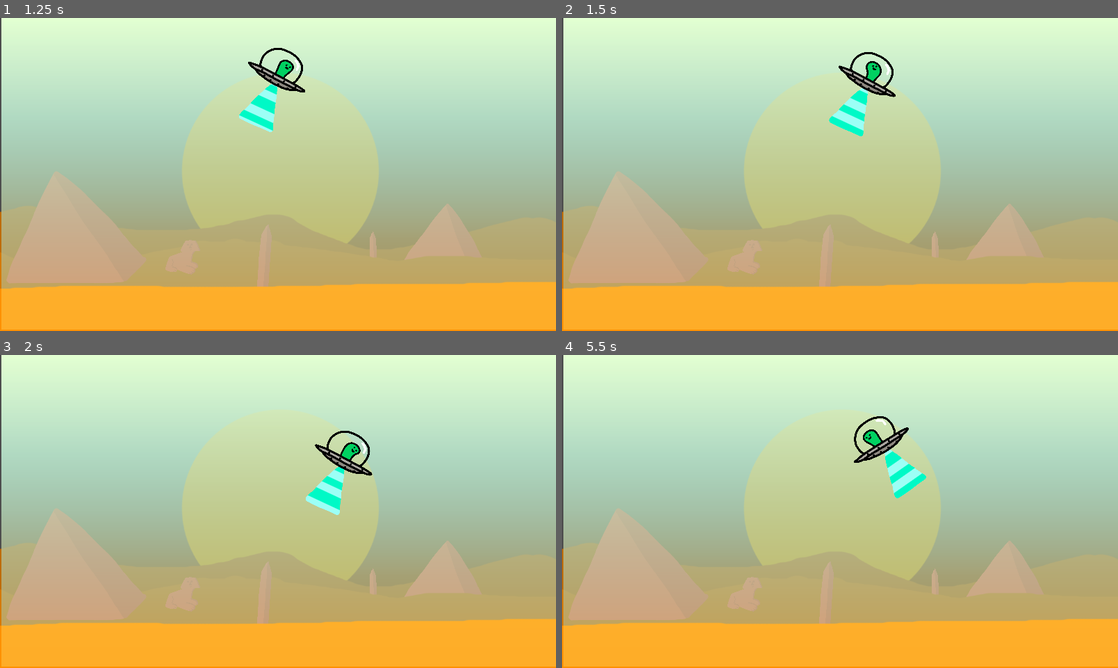
Above: before the commit, frames 1-4 (two rows, left to right).
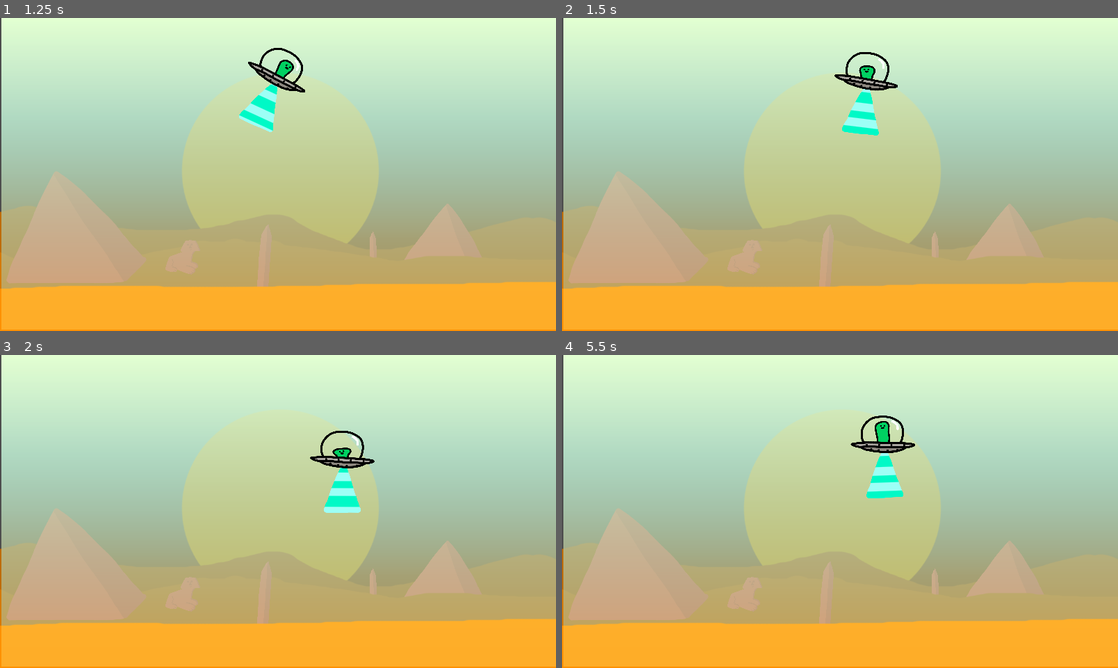
Above: after the commit, the same moments.

Repository: kilmanio/gamejam2024
Game: Godot game, scene res://gametest.tscn
Same seed, same stepped clock (60 frames per second), same inputs: the game is played once before the commit and once after it. The engine's default icon, where the game draws it, is replaced by a stand-in: a white triangle on a blue panel in a dark square.
Inputs:
- Up to frame 1 (1.25 s): hold Right (ui_right) from 0.53 s (still down); tap Space (ui_select) at 0.77 s
- Up to frame 2 (1.5 s): release Right (ui_right) at 1.28 s; hold Down (ui_down) from 1.28 s (still down)
- Up to frame 3 (2 s): keep holding Down (ui_down); tap Space (ui_select) at 1.52 s
- Up to frame 4 (5.5 s): release Down (ui_down) at 2.03 s; hold Right (ui_right) 2.03-2.78 s; hold Up (ui_up) 2.78-3.53 s; tap Space (ui_select) at 3.02, 3.77, 4.52 s; hold Left (ui_left) 3.53-5.03 s; hold Down (ui_down) from 5.03 s (still down)

Frame 1 is identical in both runs. In frame 2, 1.2% of the frame differs, in the area x 48-61%, y 10-38%; in frame 3, 1.4%; in frame 4, 1.7%, in the area x 51-66%, y 19-46%.

Commit message:
Add idle state to ship movement

Diff:
--- a/ship.gd
+++ b/ship.gd
@@ -23,6 +23,10 @@
 			apply_force(Vector2(SHIP_SPEED, 0))
 			$PlayerGFX.change_state($PlayerGFX.state.RIGHT)
 
+		[false, false]:
+			$PlayerGFX.change_state($PlayerGFX.state.IDLE)
+
+
 	match [Input.is_action_pressed("ui_down"), Input.is_action_pressed("ui_up")]:
 		[true, false]: apply_force(Vector2(0, SHIP_SPEED))
 		[false, true]: apply_force(Vector2(0, -SHIP_SPEED))
